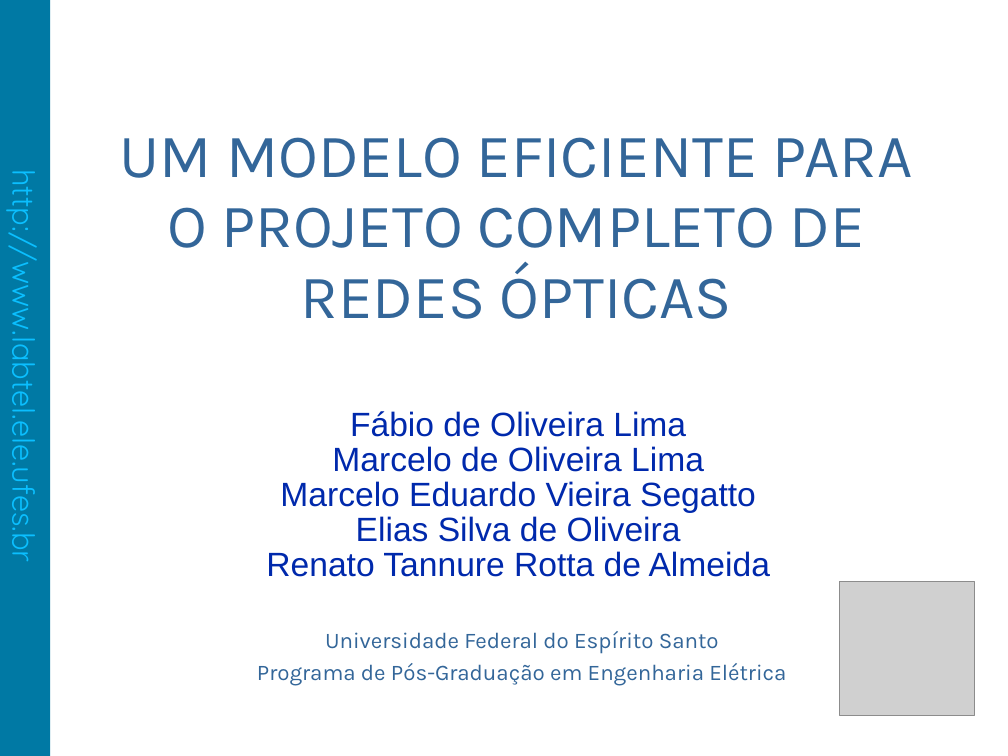
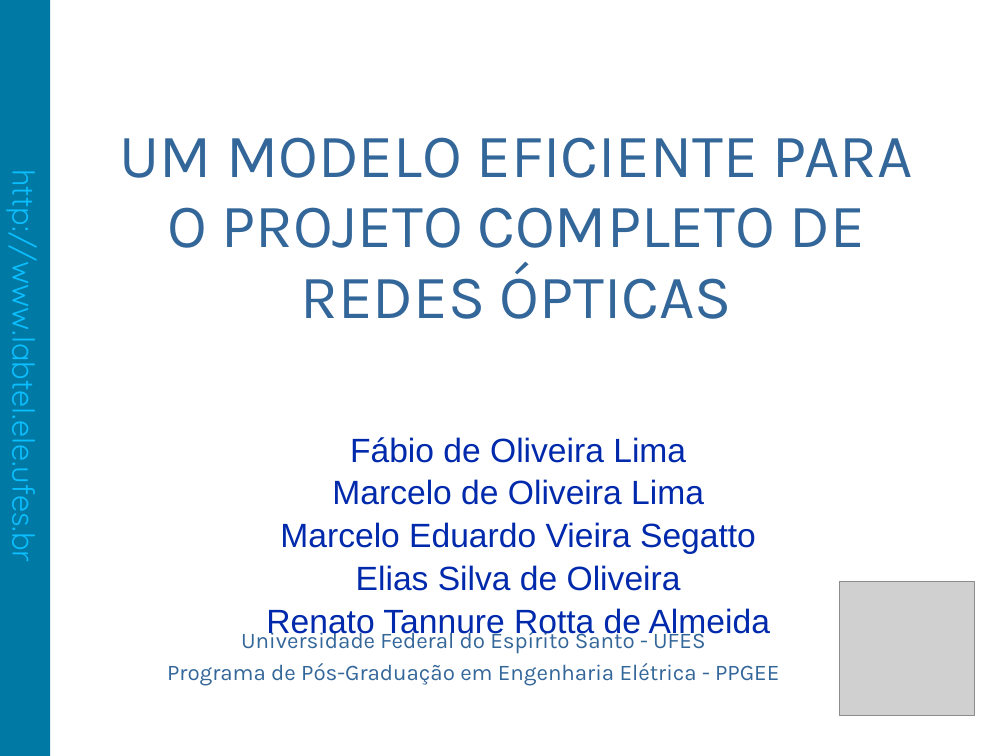
Before and after one commit to fabiolimath/twa, a slide deck: slide 1 of sbpo09/trunk/apresentacao/SBPO2009.TC9-OC.55711.FabioLima.odp. Drawn at 1008x756 pixels with LibreOffice and Linux fonts; fonts in the diff are those of the drawing; grey boxes stand for pictures; background and template pictures are left out. Boxes give left, top, right and bottom in pixels: in the first picture for what was removed or moved away, otherwise in the second. Text is boxed around its words. In the diff, an @@ line names an element or a change of style, - is before the commit and + after.

Commit message:
SBPO2009 - Apresentação, com correções do Marcelo.

```diff
--- a/sbpo09/trunk/apresentacao/SBPO2009.TC9-OC.55711.FabioLima.odp
+++ b/sbpo09/trunk/apresentacao/SBPO2009.TC9-OC.55711.FabioLima.odp
@@ text "Fábio de Oliveira Lima" at (266,437,770,640): line spacing 0.87 to 1.5; more space between paragraphs @@
@@ text at (167,628,779,686): text changed @@
-Universidade Federal do Espírito Santo
-Programa de Pós-Graduação em Engenharia Elétrica
+Universidade Federal do Espírito Santo - UFES
+Programa de Pós-Graduação em Engenharia Elétrica - PPGEE
```
Also in this commit, not shown: 10 other slides changed, 1 slide added, 2 other files.
